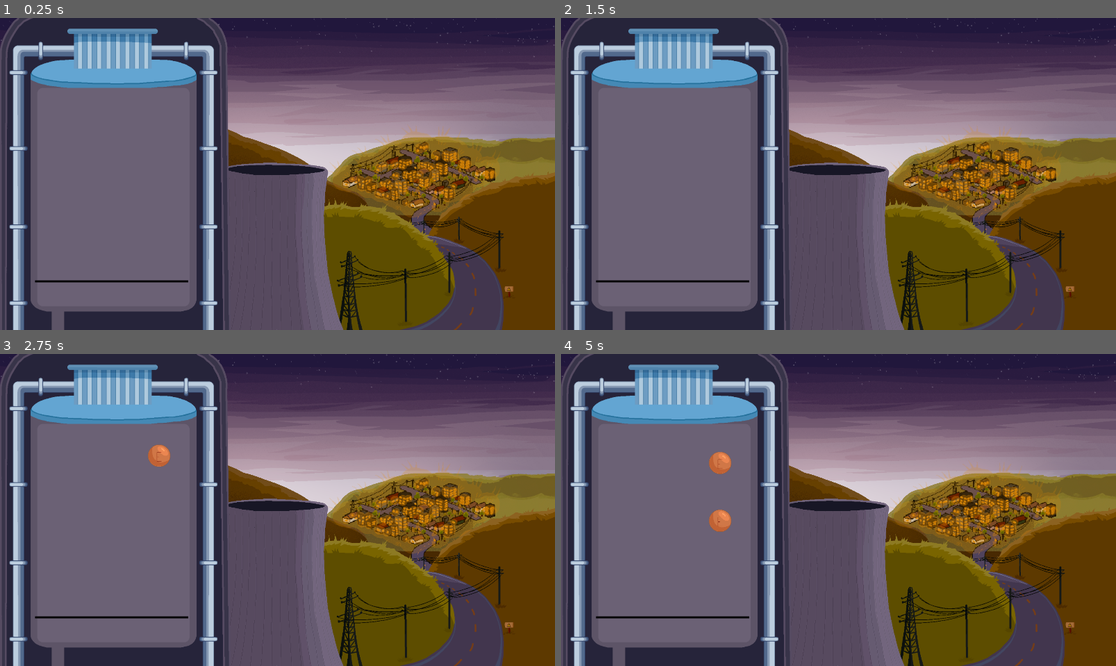
Above: before the commit, frames 1-4 (two rows, left to right).
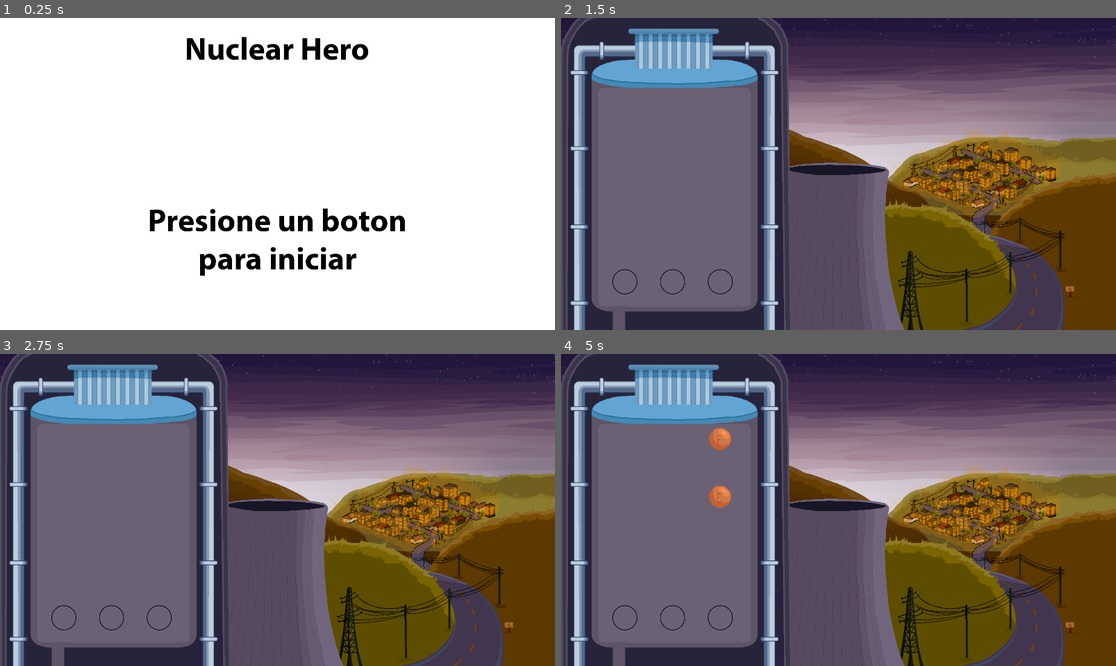
Above: after the commit, the same moments.

Repository: faustomolina/taller-4
Game: Godot game, scene res://inicio.tscn
Two runs of this game, one before a commit and one after it. Both use one fixed random seed, a clock stepped at 60 frames per second and the inputs below. Before the commit the project starts from res://node_2d.tscn.
Inputs:
- Up to frame 1 (0.25 s): no input
- Up to frame 2 (1.5 s): tap Enter at 0.5 s; tap K (electron, bound only after the commit) at 0.6 s; tap R (neutron, bound only after the commit) at 0.8, 1.35 s; tap Space at 1.25 s
- Up to frame 3 (2.75 s): tap T (proton, bound only after the commit) at 1.55, 2.1 s; tap Enter at 2 s; tap K (electron, bound only after the commit) at 2.3 s
- Up to frame 4 (5 s): tap K (electron, bound only after the commit) at 2.85, 4.55 s; tap R (neutron, bound only after the commit) at 3.05, 3.6 s; tap T (proton, bound only after the commit) at 3.8, 4.35 s

The runs differ from the first frame. In frame 1, 100% of the frame differs, in the area x 0-100%, y 0-100%; in frame 2, 0.4%; in frame 3, 0.6%; in frame 4, 1.3%.

Commit message:
Add files via upload

Diff:
--- /dev/null
+++ b/inicio.gd
@@ -0,0 +1,18 @@
+extends Node2D
+
+var suma = 0
+var key_r = KEY_R
+# Called when the node enters the scene tree for the first time.
+func _ready():
+	pass # Replace with function body.
+
+
+# Called every frame. 'delta' is the elapsed time since the previous frame.
+func _process(delta):
+	if Input.is_action_just_pressed("proton") or Input.is_action_just_pressed("electron") or Input.is_action_just_pressed("neutron"):
+		suma += 1
+		$ImagenInicio2.visible = 1
+		$ImagenInicio.visible = 0
+
+	if suma == 2:
+		get_tree().change_scene_to_file("res://node_2d.tscn")
--- /dev/null
+++ b/inicio.tscn
@@ -0,0 +1,17 @@
+[gd_scene load_steps=4 format=3 uid="uid://cykv5ay7vvs53"]
+
+[ext_resource type="Script" path="res://inicio.gd" id="1_7kfga"]
+[ext_resource type="Texture2D" uid="uid://y3imtwmg0di2" path="res://img/Imagen inicio.png" id="2_gm6fa"]
+[ext_resource type="Texture2D" uid="uid://ctms3c6dd1skd" path="res://img/Imagen inicio 2.png" id="3_ummvp"]
+
+[node name="Node2D" type="Node2D"]
+script = ExtResource("1_7kfga")
+
+[node name="ImagenInicio" type="Sprite2D" parent="."]
+position = Vector2(960, 540)
+texture = ExtResource("2_gm6fa")
+
+[node name="ImagenInicio2" type="Sprite2D" parent="."]
+visible = false
+position = Vector2(960, 540)
+texture = ExtResource("3_ummvp")
--- a/key_object.gd
+++ b/key_object.gd
@@ -15,7 +15,7 @@
 
 func apretar():
 	if inside_area:
-		if Input.is_key_pressed(selected_key):
+		if Input.is_action_just_pressed(selected_key):
 			print("debug => ¡qué bien! ")
 			queue_free()
 
@@ -23,13 +23,13 @@
 	position = pos
 	match key:
 		0:
-			selected_key = KEY_K
+			selected_key = "electron"
 			texture_name = "electron.png"
 		1:
-			selected_key = KEY_R
+			selected_key = "neutron"
 			texture_name = "neutron.png"
 		2:
-			selected_key = KEY_T
+			selected_key = "proton"
 			texture_name = "proton.png"
 
 	set_texture(texture_name)  # Llama a una función para cambiar la textura
--- a/node_2d.tscn
+++ b/node_2d.tscn
@@ -3,10 +3,10 @@
 [ext_resource type="Script" path="res://node_2d.gd" id="1_v6vlg"]
 [ext_resource type="Texture2D" uid="uid://bw5dtuws35002" path="res://img/fondo.png" id="2_et3ui"]
 [ext_resource type="PackedScene" uid="uid://k23sf7umdjog" path="res://circle_object.tscn" id="3_jhaqf"]
-[ext_resource type="Texture2D" uid="uid://udhjrj1qf1tx" path="res://img/linea.png" id="4_d2ioo"]
 [ext_resource type="Texture2D" uid="uid://opgvdfg0l48g" path="res://img/luces/luces1.png" id="5_kqiiu"]
 [ext_resource type="Texture2D" uid="uid://c5m8jlfpeskfs" path="res://img/luces/luces2.png" id="6_vegln"]
 [ext_resource type="Texture2D" uid="uid://cupv2kswveb2h" path="res://img/luces/luces3.png" id="7_sit7f"]
+[ext_resource type="Texture2D" uid="uid://ceotdvy56xkl2" path="res://img/circulo.png" id="7_xokew"]
 
 [sub_resource type="RectangleShape2D" id="RectangleShape2D_lymp5"]
 size = Vector2(774, 20)
@@ -37,11 +37,6 @@
 wait_time = 2.0
 autostart = true
 
-[node name="Linea" type="Sprite2D" parent="."]
-position = Vector2(386, 915)
-scale = Vector2(1.76833, 1)
-texture = ExtResource("4_d2ioo")
-
 [node name="BottomArea" type="Area2D" parent="."]
 
 [node name="CollisionShape2D" type="CollisionShape2D" parent="BottomArea"]
@@ -60,5 +55,20 @@
 position = Vector2(960, 540)
 texture = ExtResource("7_sit7f")
 
+[node name="Circulo" type="Sprite2D" parent="."]
+position = Vector2(221, 913)
+scale = Vector2(0.21, 0.21)
+texture = ExtResource("7_xokew")
+
+[node name="Circulo2" type="Sprite2D" parent="."]
+position = Vector2(386, 913)
+scale = Vector2(0.21, 0.21)
+texture = ExtResource("7_xokew")
+
+[node name="Circulo3" type="Sprite2D" parent="."]
+position = Vector2(551, 913)
+scale = Vector2(0.21, 0.21)
+texture = ExtResource("7_xokew")
+
 [connection signal="timeout" from="Timer" to="." method="_on_timer_timeout"]
 [connection signal="area_entered" from="BottomArea" to="." method="_on_bottom_area_area_entered"]
--- a/project.godot
+++ b/project.godot
@@ -11,7 +11,7 @@
 [application]
 
 config/name="Juego Taller 4"
-run/main_scene="res://node_2d.tscn"
+run/main_scene="res://inicio.tscn"
 config/features=PackedStringArray("4.1", "GL Compatibility")
 config/icon="res://icon.svg"
 
@@ -20,6 +20,24 @@
 window/size/viewport_width=1920
 window/size/viewport_height=1080
 
+[input]
+
+electron={
+"deadzone": 0.5,
+"events": [Object(InputEventKey,"resource_local_to_scene":false,"resource_name":"","device":0,"window_id":0,"alt_pressed":false,"shift_pressed":false,"ctrl_pressed":false,"meta_pressed":false,"pressed":false,"keycode":75,"physical_keycode":0,"key_label":0,"unicode":0,"echo":false,"script":null)
+]
+}
+proton={
+"deadzone": 0.5,
+"events": [Object(InputEventKey,"resource_local_to_scene":false,"resource_name":"","device":0,"window_id":0,"alt_pressed":false,"shift_pressed":false,"ctrl_pressed":false,"meta_pressed":false,"pressed":false,"keycode":84,"physical_keycode":0,"key_label":0,"unicode":0,"echo":false,"script":null)
+]
+}
+neutron={
+"deadzone": 0.5,
+"events": [Object(InputEventKey,"resource_local_to_scene":false,"resource_name":"","device":0,"window_id":0,"alt_pressed":false,"shift_pressed":false,"ctrl_pressed":false,"meta_pressed":false,"pressed":false,"keycode":82,"physical_keycode":0,"key_label":0,"unicode":0,"echo":false,"script":null)
+]
+}
+
 [rendering]
 
 renderer/rendering_method="gl_compatibility"
Binary file added: img/Imagen final.png
Not shown, added: img/Imagen final.png.import
Binary file added: img/Imagen inicio 2.png
Not shown, added: img/Imagen inicio 2.png.import
Binary file added: img/Imagen inicio.png
Not shown, added: img/Imagen inicio.png.import
Binary file added: img/circulo.png
Not shown, added: img/circulo.png.import
